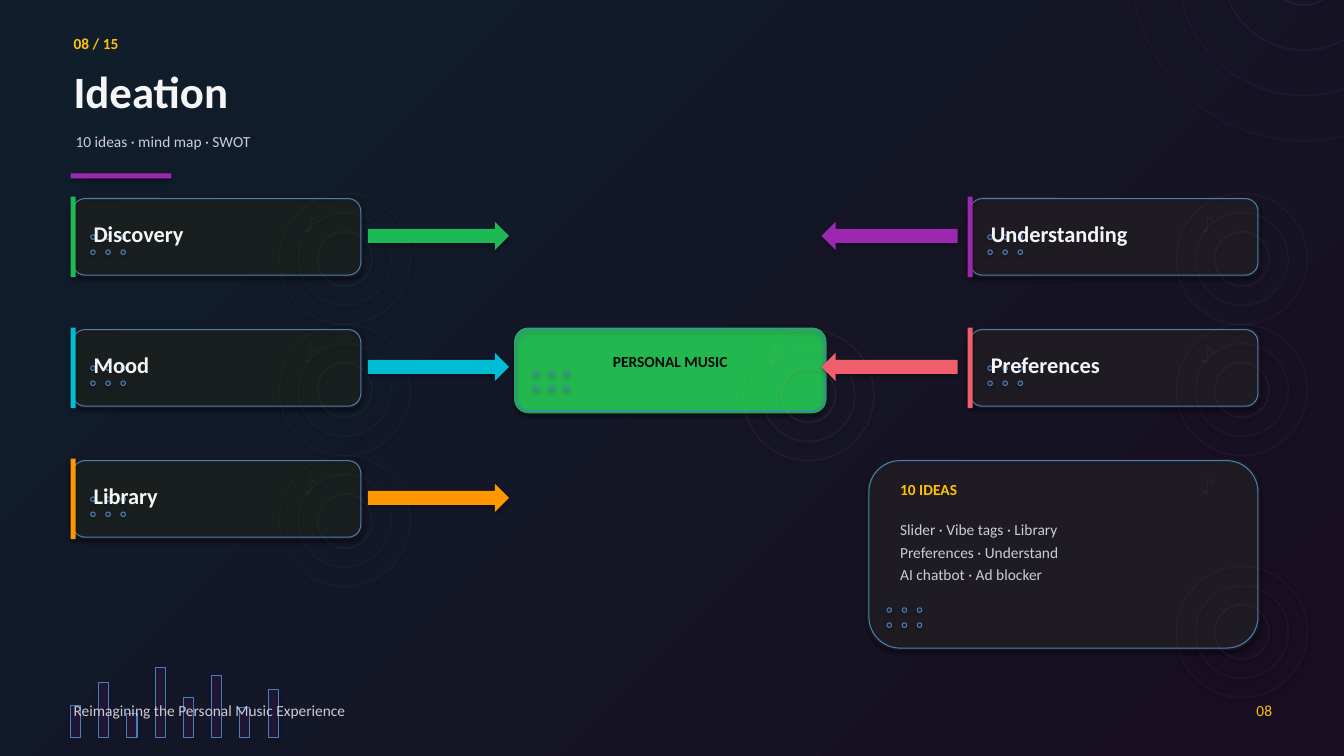
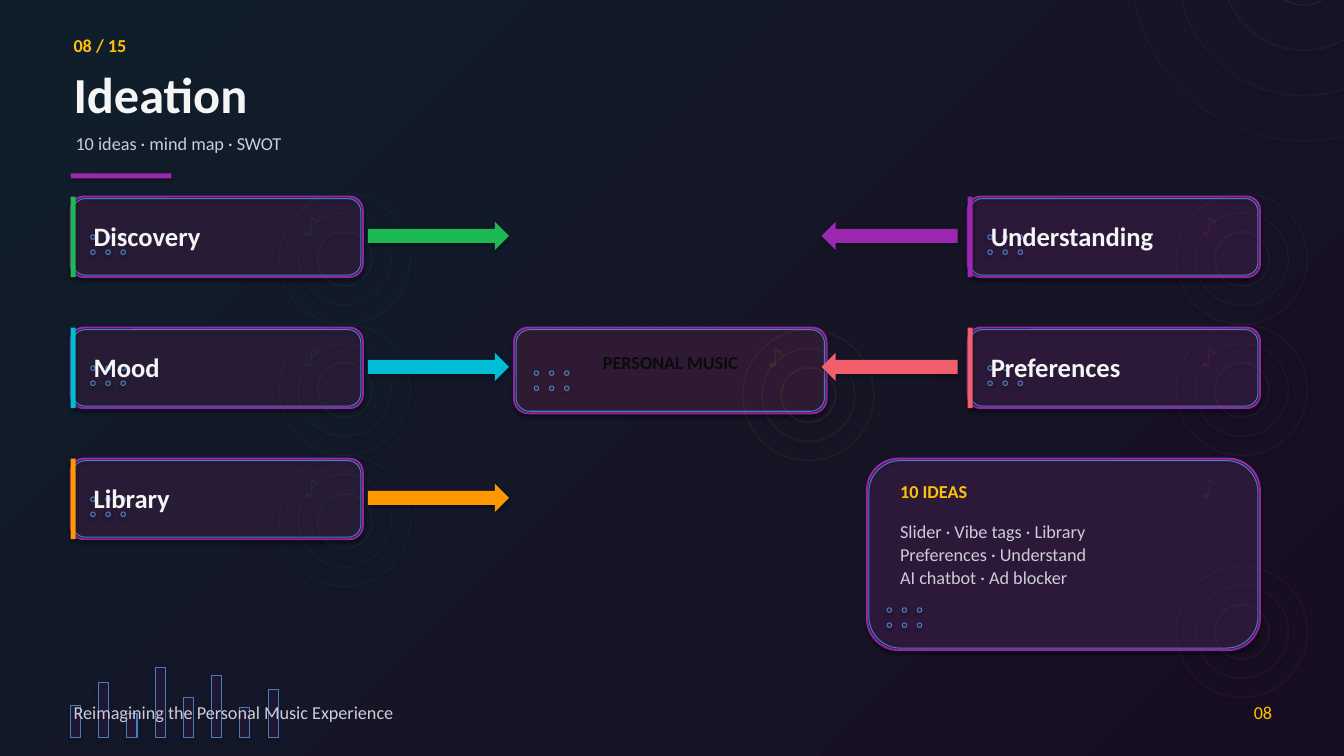
Before and after one commit to preet-kamdar/design-thinking-sem3, a slide deck: slide 8 of docs/Presentation.pptx. Drawn at 1344x756 pixels with LibreOffice and Linux fonts; fonts in the diff are those of the drawing. Boxes give left, top, right and bottom in pixels: in the first picture for what was removed or moved away, otherwise in the second. Text is boxed around its words. In the diff, an @@ line names an element or a change of style, - is before the commit and + after.

```diff
--- a/docs/Presentation.pptx
+++ b/docs/Presentation.pptx
@@ text "Ideation" at bbox=[74, 77, 248, 114]: size 32 to 36 pt; less space between paragraphs @@
@@ rounded rectangle at bbox=[514, 328, 827, 413]: fill #1DB954 to #291736; outline none to #9C27B0 1.4 pt @@
@@ text removed at bbox=[613, 357, 727, 367] @@
-PERSONAL MUSIC
@@ fill #1A1A1E to #291736; outline none to #9C27B0 1.4 pt in 6 elements at bbox=[968, 197, 1260, 277], bbox=[968, 328, 1260, 408], bbox=[867, 459, 1260, 650], bbox=[71, 197, 363, 277], bbox=[71, 328, 363, 408], bbox=[71, 459, 363, 539] @@
@@ size 16 to 19 pt; less space between paragraphs in 12 elements at bbox=[94, 227, 201, 252], bbox=[94, 358, 160, 383], bbox=[94, 489, 170, 514], bbox=[991, 227, 1153, 252], bbox=[991, 358, 1121, 383], bbox=[764, 340, 807, 382], bbox=[300, 209, 343, 251], bbox=[300, 340, 343, 382], bbox=[300, 471, 343, 513], bbox=[1198, 209, 1240, 251], bbox=[1198, 340, 1240, 382], bbox=[1198, 471, 1240, 513] @@
@@ text "♫" at bbox=[1200, 600, 1270, 660]: size 32 to 19 pt; less space between paragraphs @@
@@ size 11 to 13 pt; less space between paragraphs in 6 elements at bbox=[74, 39, 126, 52], bbox=[76, 137, 282, 153], bbox=[900, 486, 968, 498], bbox=[900, 525, 1086, 584], bbox=[74, 704, 393, 724], bbox=[1254, 706, 1272, 719] @@
```
Also in this commit, not shown: 14 other slides changed, 3 other files.
